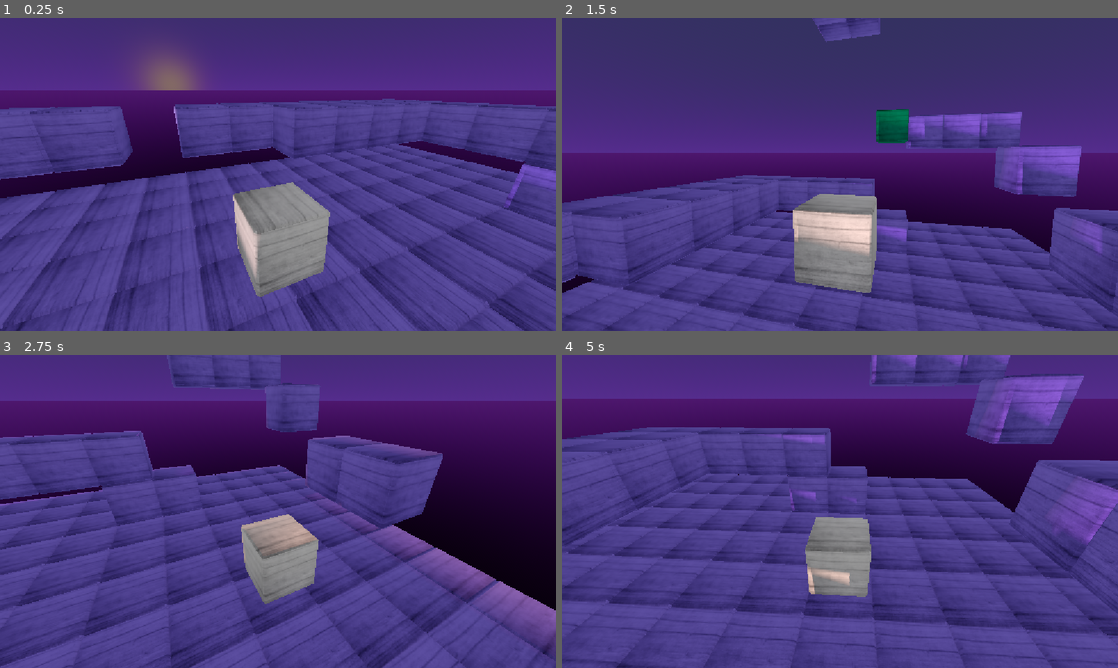
Above: before the commit, frames 1-4 (two rows, left to right).
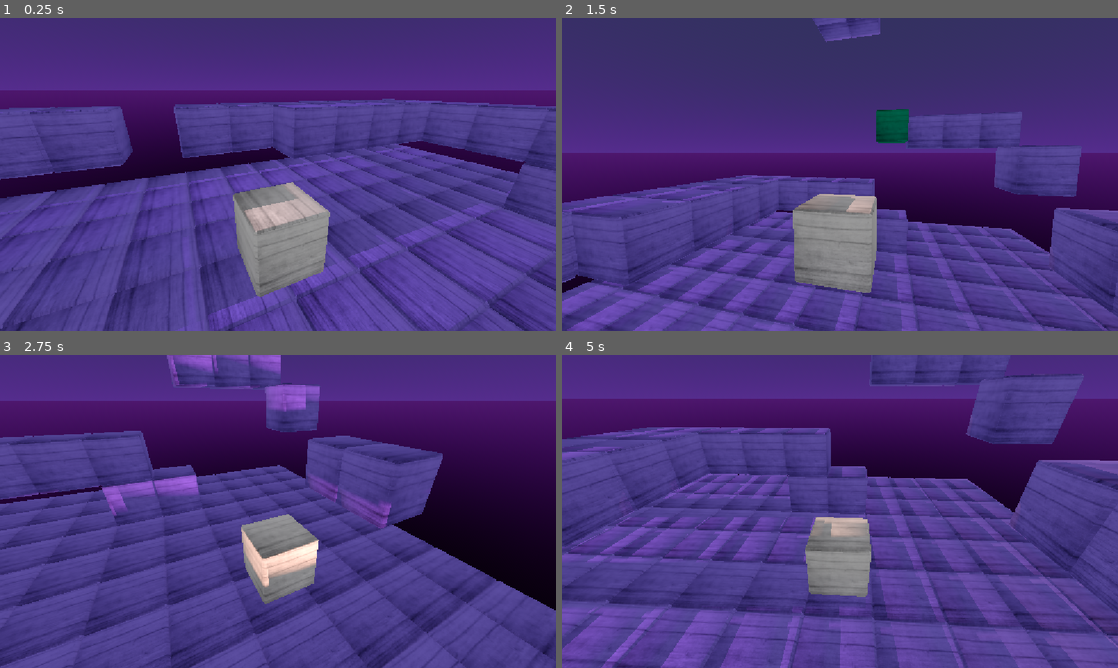
Above: after the commit, the same moments.

Repository: TheIon1/Claude
Game: Godot game, scene res://level.tscn
Two runs of this game, one before a commit and one after it. Both use one fixed random seed, a clock stepped at 60 frames per second and the inputs below.
Inputs (mouse positions are in pixels of both pictures, inside the frame that each line leads up to):
- Up to frame 1 (0.25 s): no input
- Up to frame 2 (1.5 s): tap Enter at 0.5 s; move the mouse to (962, 158) at 0.52 s; hold D (move_right) 0.53-1.25 s; tap 1 at 0.6 s; click (962, 158) at 0.67 s; tap Space (jump) at 0.77 s; drag from (728, 190) to (812, 237) at 1.27 s
- Up to frame 3 (2.75 s): move the mouse to (333, 442) at 2.02 s; hold D (move_right) from 2.03 s (still down); tap 3 at 2.1 s
- Up to frame 4 (5 s): release D (move_right) at 2.75 s; drag from (812, 574) to (673, 464) at 2.77 s; move the mouse to (1006, 558) at 3.52 s; hold A (move_left) 3.53-4.25 s; tap 1 at 3.6 s; tap Space (jump) at 3.77 s; drag from (673, 464) to (756, 433) at 4.27 s

The runs differ from the first frame. In frame 1, 8.8% of the frame differs, in the area x 0-100%, y 11-100%; in frame 2, 8.5%; in frame 3, 7.0%; in frame 4, 10%, in the area x 0-100%, y 0-100%.

Commit message:
Fix sun/moon compass display: show sun position, not light direction
The issue was the compass was showing where the light was SHINING TO,
not where the sun IS (the light source).

Changes:
1. In direction_indicator.gd:
   - Changed: var sun_dir_3d := -sun_light.global_transform.basis.z
   - To: var sun_dir_3d := sun_light.global_transform.basis.z
   - Now gets direction FROM sun (where sun is) not TO ground

2. In day_night_cycle.gd:
   - Removed the +180° azimuth offset
   - Light rotation now directly represents where sun is

How it works now:
- DirectionalLight3D -Z axis = where light shines (toward ground/shadows)
- DirectionalLight3D +Z axis = where sun is (light source)
- Compass shows +Z direction = sun position ✓

Results:
- 6 AM: Sun visible on compass in east, scene is bright (sunrise) ✓
- 12 PM: Sun at center of compass, scene is brightest (noon) ✓
- 6 PM: Sun visible on compass in west, scene dims (sunset) ✓
- 12 AM: Moon visible on compass, scene is dark (night) ✓

Diff:
--- a/godot_kinematic_character/day_night_cycle.gd
+++ b/godot_kinematic_character/day_night_cycle.gd
@@ -65,8 +65,7 @@
 
 	# Horizontal angle (azimuth) - sun moves east to west
 	# Add sun_east_direction offset to align with world directions
-	# Add 180° to flip direction (light shines FROM sun, not TOWARD it)
-	var azimuth := time_angle + sun_east_direction - 90.0 + 180.0
+	var azimuth := time_angle + sun_east_direction - 90.0
 
 	# Convert to rotation
 	# Pitch (X rotation): elevation angle
--- a/godot_kinematic_character/player/direction_indicator.gd
+++ b/godot_kinematic_character/player/direction_indicator.gd
@@ -253,7 +253,8 @@
 
 func draw_sun_on_compass(compass_pos: Vector2, compass_radius: float, camera_fwd_xz: Vector2, camera_right_xz: Vector2) -> void:
 	# Get sun direction in world space
-	var sun_dir_3d := -sun_light.global_transform.basis.z  # Direction sun is pointing
+	# Light's -Z axis points where light SHINES TO, so negate to get where sun IS
+	var sun_dir_3d := sun_light.global_transform.basis.z  # Direction FROM sun (opposite of light direction)
 	var sun_horizontal := Vector2(sun_dir_3d.x, sun_dir_3d.z).normalized()
 	var sun_elevation := sun_dir_3d.y  # How high the sun is (-1 = below horizon, 0 = horizon, 1 = zenith)
 
